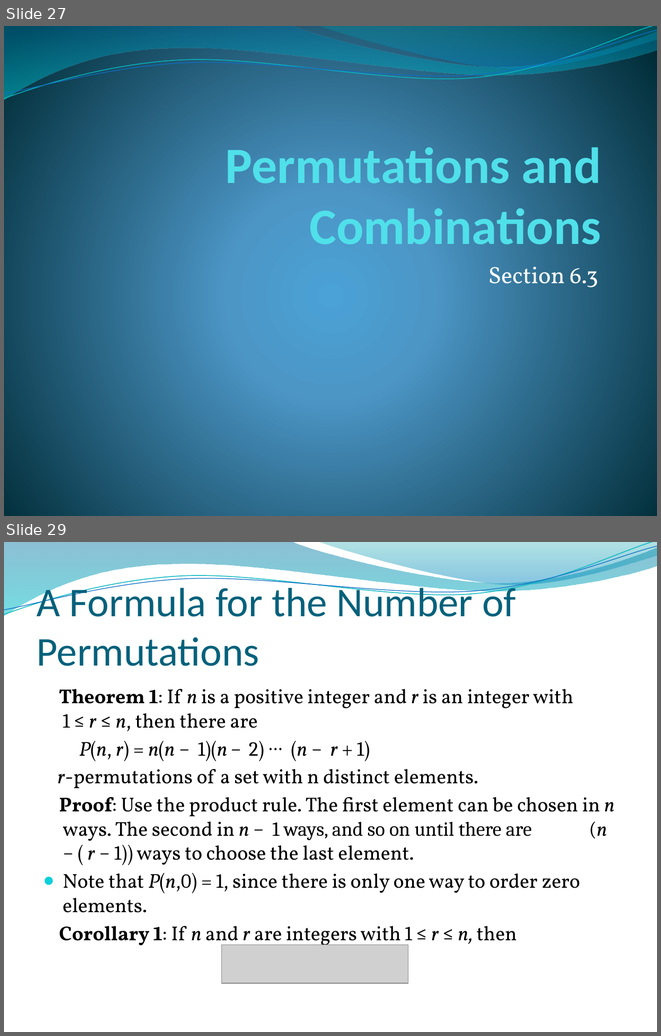
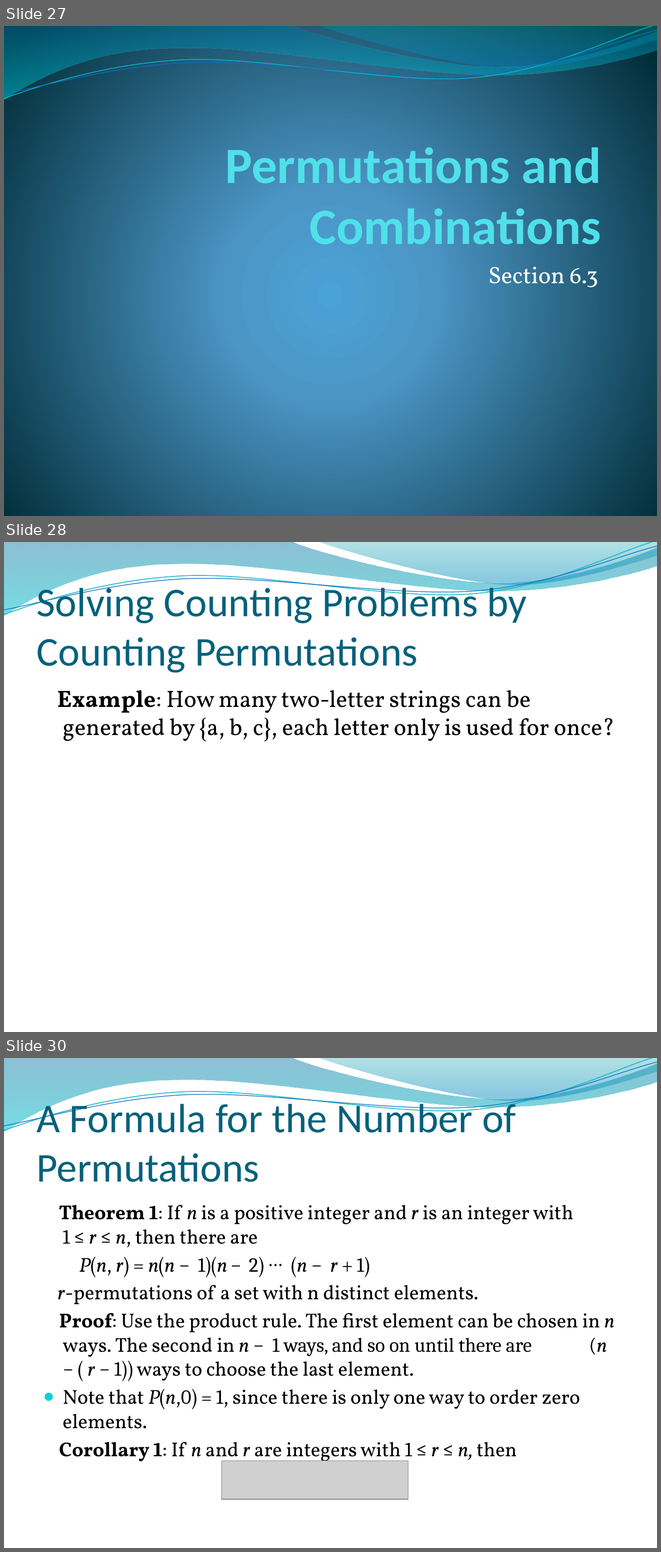
Before and after one commit to lin-chen-GA/lin-chen-GA.github.io, a slide deck: cs2620/slides/cs2620_notes6.pptx. Shown one above the other, each under a label of ours: slides 27 and 29 before the commit, slides 27, 28 and 30 after it; the slides between them are not shown. The pictures are 661x1036 and 661x1552 pixels, drawn with LibreOffice and Linux fonts; fonts in the diff are those of the drawing; grey boxes stand for pictures; background and template pictures are left out. Boxes give left, top, right and bottom in pixels: in the first picture for what was removed or moved away, otherwise in the second. Text is boxed around its words. In the diff, an @@ line names an element or a change of style, - is before the commit and + after.

```diff
--- a/cs2620/slides/cs2620_notes6.pptx
+++ b/cs2620/slides/cs2620_notes6.pptx
@@ slide 28 added at bbox=[4, 542, 657, 1032], background picture (left out); not listed: 4 template elements that a slide beside it also shows @@
@@ title added at bbox=[37, 583, 527, 673], 45 pt, text #04617B @@
+Solving Counting Problems by Counting Permutations
@@ text added at bbox=[57, 690, 615, 741], 26 pt, text #000000 @@
+Example: How many two-letter strings can be generated by {a, b, c}, each letter only is used for once?
@@ what was slide 29 is now slide 30 @@
```
Also in this commit, not shown: 4 slides changed, 14 other files.
